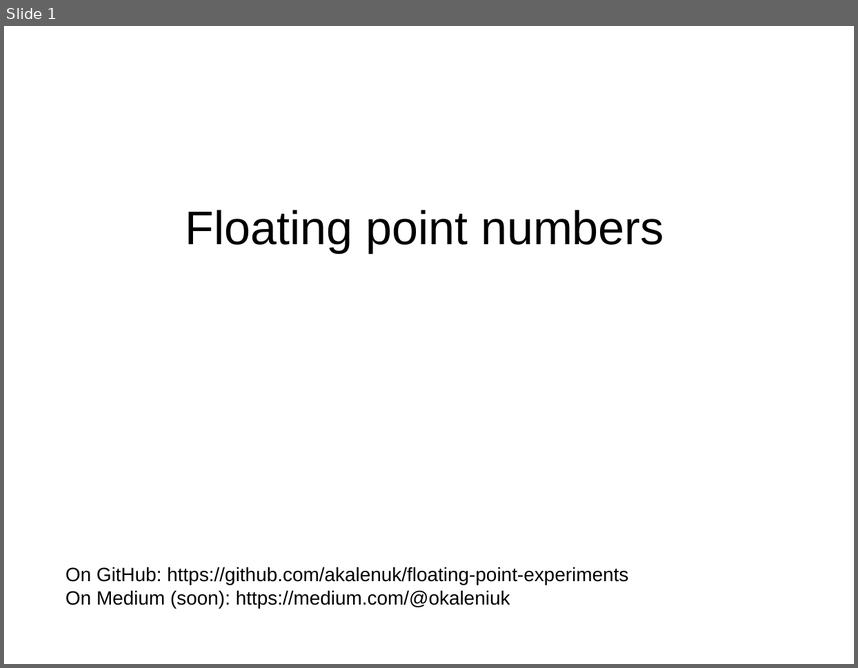
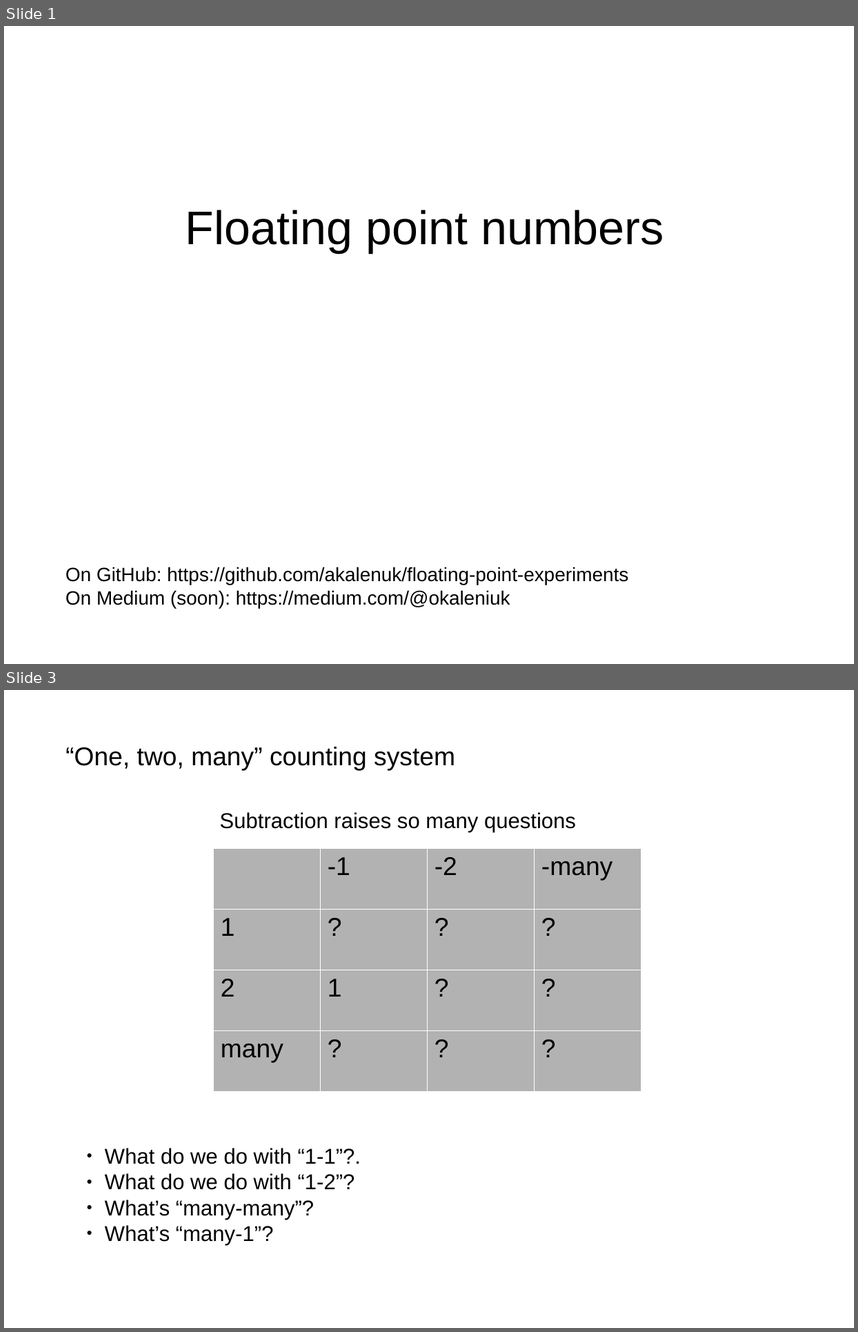
Before and after one commit to akalenuk/floating-point-experiments, a slide deck: floating.odp. Shown one above the other, each under a label of ours: slide 1 before the commit, slides 1 and 3 after it; the slides between them are not shown. The pictures are 858x668 and 858x1332 pixels, drawn with LibreOffice and Linux fonts; fonts in the diff are those of the drawing. Boxes give left, top, right and bottom in pixels: in the first picture for what was removed or moved away, otherwise in the second. Text is boxed around its words. In the diff, an @@ line names an element or a change of style, - is before the commit and + after.

```diff
--- a/floating.odp
+++ b/floating.odp
@@ slide 3 added at box(4, 690, 854, 1328), background #FFFFFF @@
@@ text added at box(65, 747, 455, 771), 24 pt, text #000000 @@
+“One, two, many” counting system
@@ text added at box(220, 812, 576, 832), 20 pt, text #000000 @@
+Subtraction raises so many questions
@@ table added at box(213, 848, 642, 1091), 4 rows, 4 columns @@
+ | -1 | -2 | -many
+1 | ? | ? | ?
+2 | 1 | ? | ?
+many | ? | ? | ?
@@ text added at box(105, 1147, 361, 1245), 20 pt, text #000000 @@
+● What do we do with “1-1”?.
+● What do we do with “1-2”?
+● What’s “many-many”?
+● What’s “many-1”?
```
Also in this commit, not shown: 5 other slides added, 1 slide removed, 2 other files.
